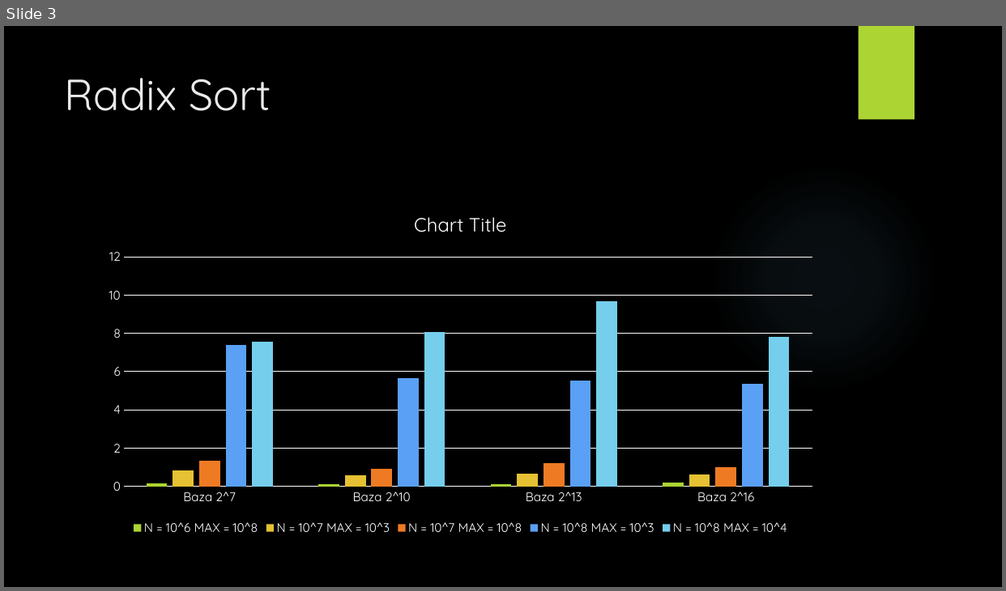
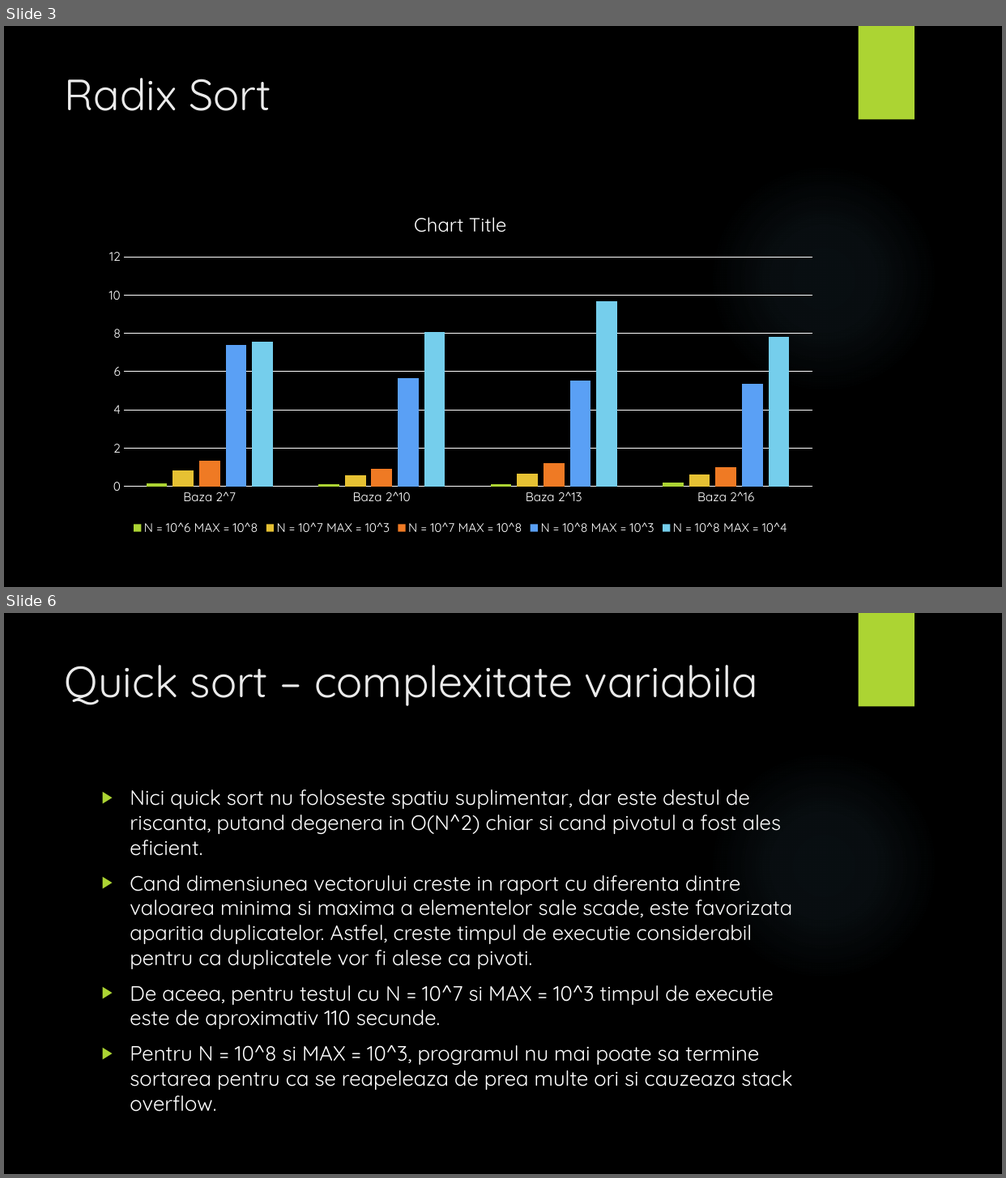
Before and after one commit to adelp13/Sorting-Algorithms, a slide deck: proiect1SD/Prezentare.pptx. Shown one above the other, each under a label of ours: slide 3 before the commit, slides 3 and 6 after it; the slides between them are not shown. The pictures are 1006x591 and 1006x1178 pixels, drawn with LibreOffice and Linux fonts; fonts in the diff are those of the drawing; background and template pictures are left out. Boxes give left, top, right and bottom in pixels: in the first picture for what was removed or moved away, otherwise in the second. Text is boxed around its words. In the diff, an @@ line names an element or a change of style, - is before the commit and + after.

```diff
--- a/proiect1SD/Prezentare.pptx
+++ b/proiect1SD/Prezentare.pptx
@@ slide 6 added at bbox=[4, 613, 1002, 1174], background picture (left out); not listed: 2 template elements that a slide beside it also shows @@
@@ title added at bbox=[65, 665, 758, 706], 42 pt, text #EBEBEB @@
+Quick sort – complexitate variabila
@@ text added at bbox=[130, 790, 792, 1112], 20 pt, text #FFFFFF @@
+▶ Nici quick sort nu foloseste spatiu suplimentar, dar este destul de riscanta, putand degenera in O(N^2) chiar si cand pivotul a fost ales eficient.
+▶ Cand dimensiunea vectorului creste in raport cu diferenta dintre valoarea minima si maxima a elementelor sale scade, este favorizata aparitia duplicatelor. Astfel, creste timpul de executie considerabil pentru ca duplicatele vor fi alese ca pivoti.
+▶ De aceea, pentru testul cu N = 10^7 si MAX = 10^3 timpul de executie este de aproximativ 110 secunde.
+▶ Pentru N = 10^8 si MAX = 10^3, programul nu mai poate sa termine sortarea pentru ca se reapeleaza de prea multe ori si cauzeaza stack overflow.
```
Also in this commit, not shown: 1 slide changed, 1 other slide added, 4 other files.
